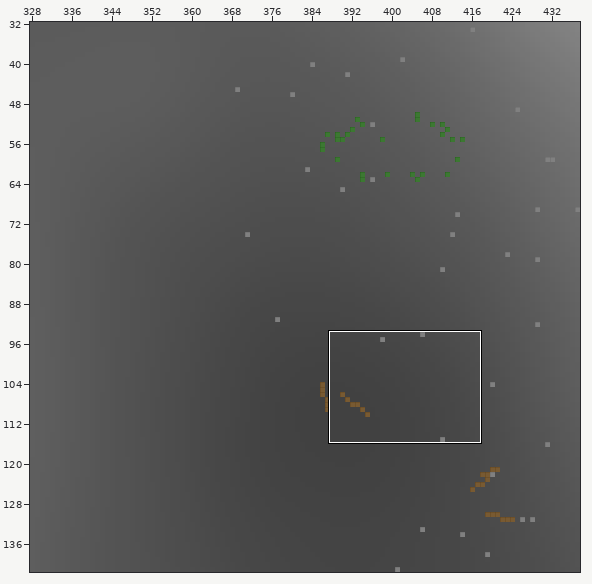
Level history. Tiled map: content/core/maps/karhumaki.tmx. Above: a wide view before the commit, with the close-up outlined.
Close-up. Before the commit:
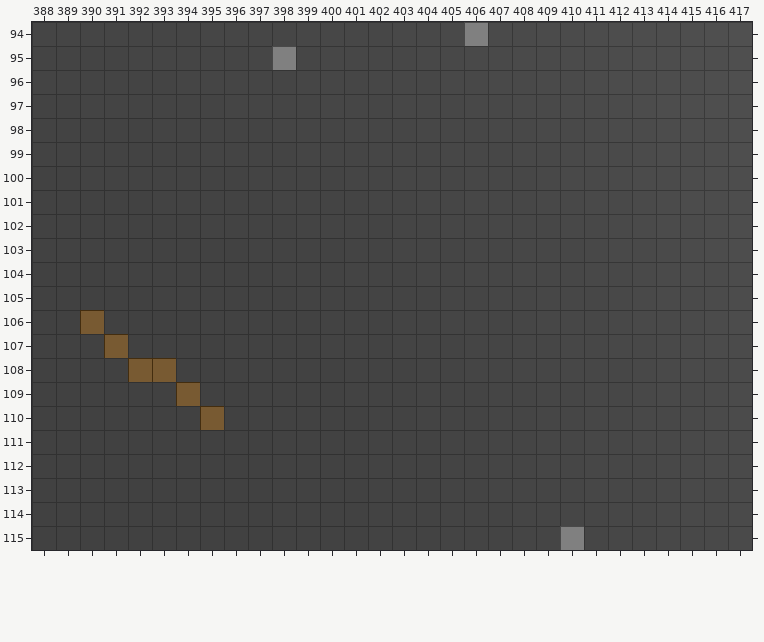
Cells are 16x16 px. Shown: x 388..417, y 94..115. The commit also changed other parts of the map, which this record leaves out.
Once edited:
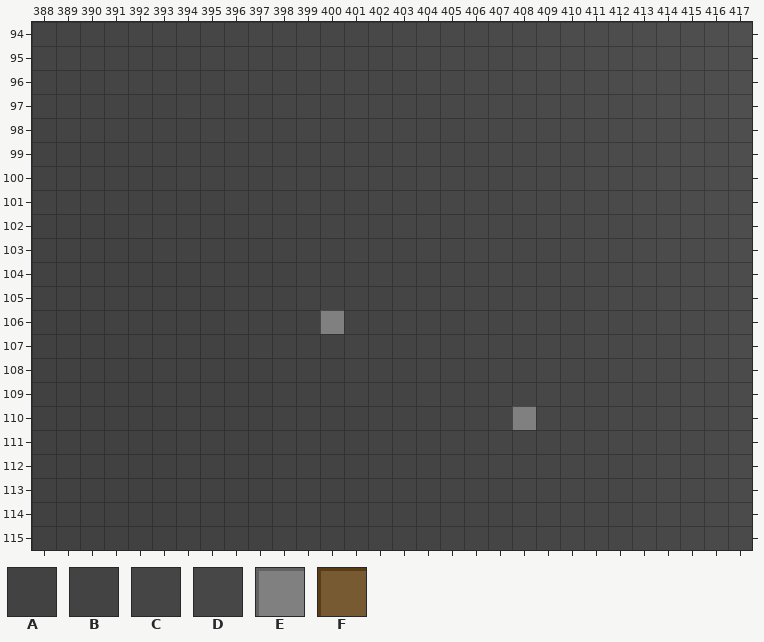
Key: from "heights_fine": A 101, B 103, C 107, D 111; from "obstacles": E 0, F 2.
_ is an empty cell, # one hidden under a higher layer.
Changes in this commit:
{"where": "layer \"height\""}
{"y":106,"x":400,"old":"B","new":"#"}
{"y":108,"x":393,"old":"#","new":"A"}
{"y":109,"x":394,"old":"#","new":"A"}
{"y":110,"x":395,"old":"#","new":"A"}
{"y":110,"x":408,"old":"C","new":"#"}
{"y":115,"x":410,"old":"#","new":"D"}
{"where": "layer \"obstacles\""}
{"y":94,"x":406,"old":"E","new":"_"}
{"y":95,"x":398,"old":"E","new":"_"}
{"y":106,"x":390,"old":"F","new":"_"}
{"y":106,"x":400,"old":"_","new":"E"}
{"y":107,"x":391,"old":"F","new":"_"}
{"y":108,"x":392,"old":"FF","new":"__"}
{"y":109,"x":394,"old":"F","new":"_"}
{"y":110,"x":395,"old":"F","new":"_"}
{"y":110,"x":408,"old":"_","new":"E"}
{"y":115,"x":410,"old":"E","new":"_"}
{"label":"removed","picture_box":[464,22,488,46]}
{"label":"removed","picture_box":[272,46,296,70]}
{"label":"changed","picture_box":[80,310,224,430]}
{"label":"changed","picture_box":[320,310,344,334]}
{"label":"changed","picture_box":[512,406,536,430]}
{"label":"changed","picture_box":[560,526,584,550]}
